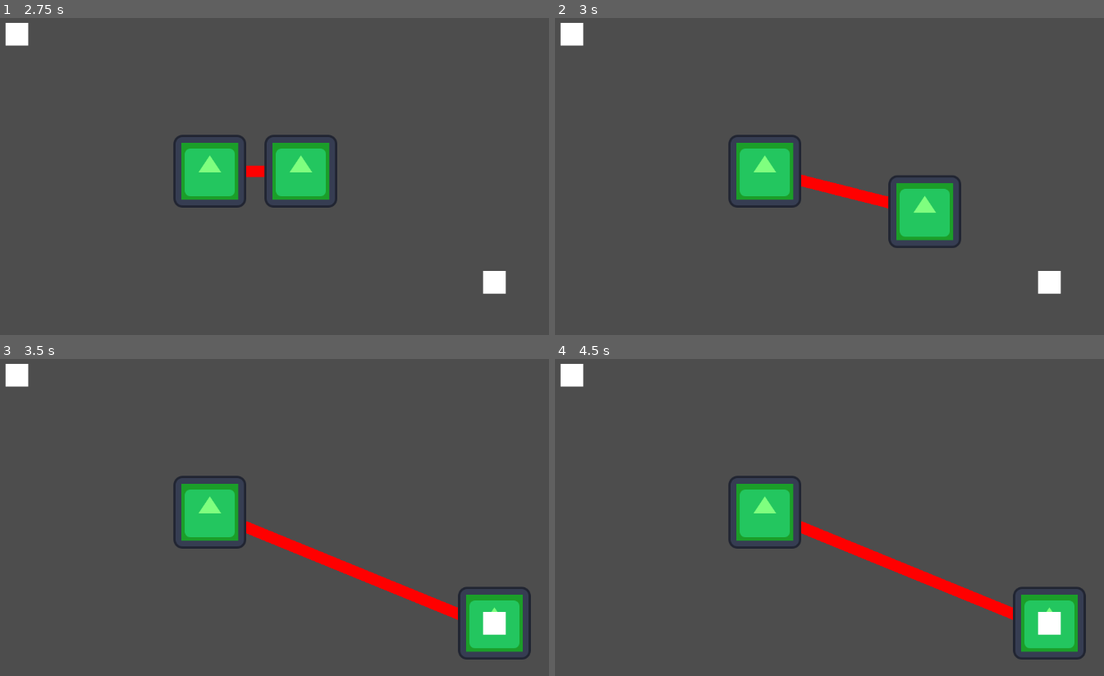
Above: before the commit, frames 1-4 (two rows, left to right).
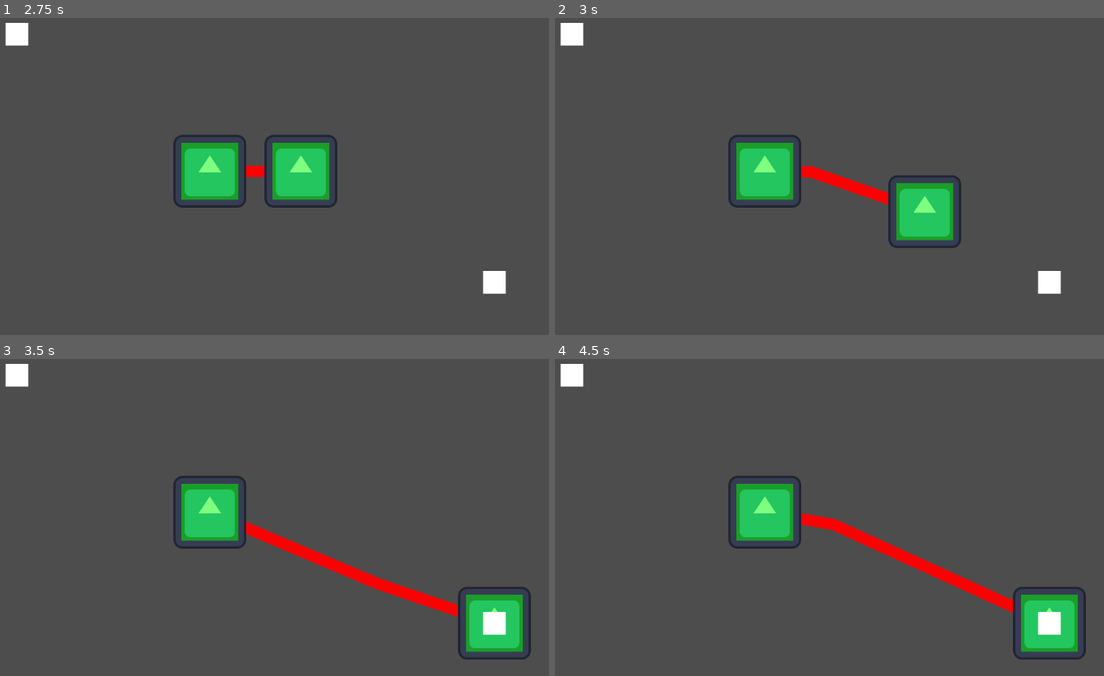
Above: after the commit, the same moments.

Repository: dually8/network-eng-game
Game: Godot game, scene res://scenes/test_stretchy_cable_scene.tscn
The game is run twice, just before and just after one commit, with the same random seed, the same clock (stepped at 60 frames per second) and the same inputs. This scene is started directly instead of the project's main scene. The engine's default icon, where the game draws it, is replaced by a stand-in: a white triangle on a blue panel in a dark square.
Inputs (mouse positions are in pixels of both pictures, inside the frame that each line leads up to):
- Up to frame 1 (2.75 s): tap Enter at 0.5, 2 s; move the mouse to (219, 233) at 0.52 s; press the mouse at (219, 233) at 0.53 s; release the mouse at (219, 233) at 1.25 s; tap Space at 1.25 s; drag from (450, 214) to (301, 170) at 1.27 s; move the mouse to (60, 103) at 2.02 s; press the mouse at (60, 103) at 2.03 s
- Up to frame 2 (3 s): release the mouse at (615, 103) at 2.75 s; tap Space at 2.75 s; drag from (840, 160) to (1049, 281) at 2.77 s
- Up to frame 3 (3.5 s): no input
- Up to frame 4 (4.5 s): move the mouse to (708, 409) at 3.52 s; press the mouse at (708, 409) at 3.53 s; release the mouse at (708, 409) at 4.25 s; drag from (955, 482) to (571, 374) at 4.27 s

Frame 1 is identical in both runs. In frame 2, 0.8% of the frame differs, in the area x 44-61%, y 46-61%; in frame 3, 0.5%; in frame 4, 2.8%, in the area x 44-84%, y 48-83%.
Error before the commit: Cannot call method 'get_node_or_null' on a null value. (res://scripts/line_controller.gd:67)
Error after the commit: Cannot call method 'get_node_or_null' on a null value. (res://scripts/line_controller.gd:97)

Commit message:
feat: add cursed bounciness to the line
maybe look into re-working this using a rigidbody2d? something that has gravity would be beneficial, i think

Diff:
--- a/scripts/line_controller.gd
+++ b/scripts/line_controller.gd
@@ -3,6 +3,9 @@
 @export var line_width: float = 4.0
 @export var line_color: Color = Color(1, 0, 0)
 @export var point_size: float = 100.0 # Size for hit detection
+@export var stiffness: float = 15.0
+@export var damping: float = 0.1
+@export var control_point_distance: float = 50.0
 
 @onready var line: Line2D = %Line2D
 @onready var pointA: Node2D = %PointA
@@ -12,10 +15,13 @@
 
 var dragging_point: Node2D = null
 var point_area: Area2D = null
+var velocity: Vector2 = Vector2.ZERO
+var control_point: Vector2 = Vector2.ZERO
 
 func _ready() -> void:
 	line.default_color = line_color
 	line.width = line_width
+	control_point = (pointA.global_position + pointB.global_position) / 2
 	update_line()
 	add_indicator(pointA)
 	add_indicator(pointB)
@@ -23,6 +29,21 @@
 	areaA.area_exited.connect(_on_area_exitedA)
 	areaB.area_entered.connect(_on_area_enteredB)
 	areaB.area_exited.connect(_on_area_exitedB)
+
+func _process(delta: float) -> void:
+	# Calculate midpoint between points
+	var midpoint: Vector2 = (pointA.global_position + pointB.global_position) / 2
+	# Calculate the force to move the control point towards the midpoint
+	var force: Vector2 = midpoint - control_point
+	force *= stiffness
+	# Apply the force to the control point's velocity
+	velocity += force * delta
+	# Apply damping to the velocity
+	velocity *= 1 - damping * delta
+	# Update the control point's position based on the velocity
+	control_point += velocity * delta
+	# Update the line
+	update_line()
 
 func _input(event: InputEvent) -> void:
 	if event is InputEventMouseButton:
@@ -45,8 +66,17 @@
 		update_line()
 
 func update_line() -> void:
+	# Clear all points
 	line.clear_points()
+	# Add the first point (A)
 	line.add_point(to_local(pointA.global_position))
+	# Add 3 control points to create bending effect
+	var control_point_offsetA = (control_point - pointA.global_position).normalized() * control_point_distance
+	line.add_point(to_local(pointA.global_position + control_point_offsetA))
+	line.add_point(to_local(control_point))
+	var control_point_offsetB = (control_point - pointB.global_position).normalized() * control_point_distance
+	line.add_point(to_local(pointB.global_position + control_point_offsetB))
+	# Add the last point (B)
 	line.add_point(to_local(pointB.global_position))
 
 func get_children_in_group(node: Node2D, group_name: String) -> Array:
